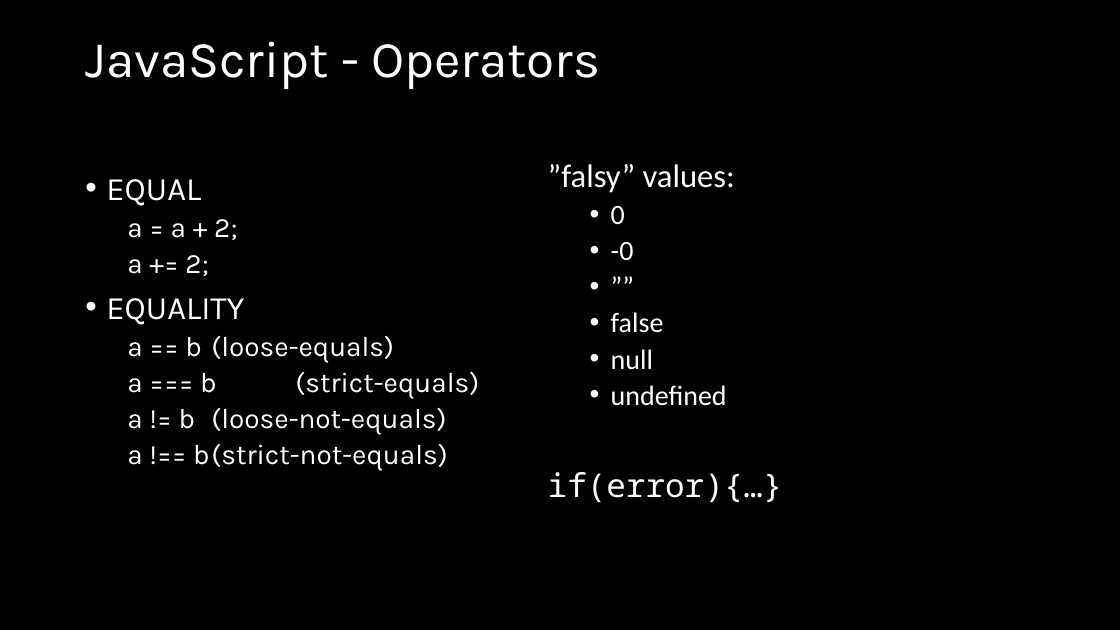
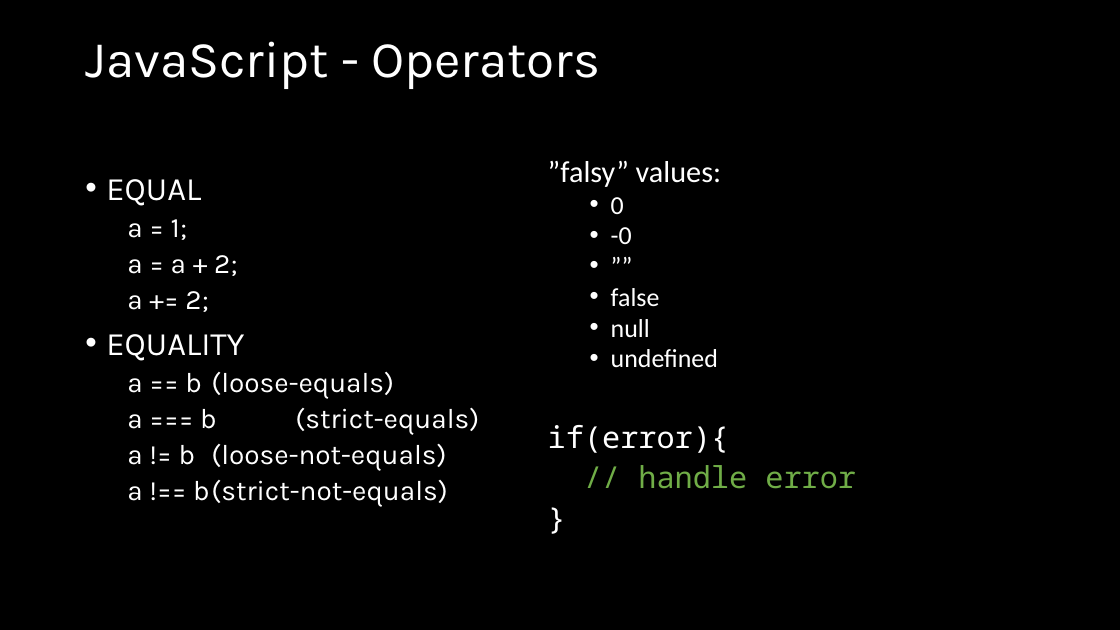
Before and after one commit to wmmihaa/Introduction-to-Node.js, a slide deck: slide 18 of slides/Introduction to Node.js.pptx. Drawn at 1120x630 pixels with LibreOffice and Linux fonts; fonts in the diff are those of the drawing. Boxes give left, top, right and bottom in pixels: in the first picture for what was removed or moved away, otherwise in the second. Text is boxed around its words. In the diff, an @@ line names an element or a change of style, - is before the commit and + after.

```diff
--- a/slides/Introduction to Node.js.pptx
+++ b/slides/Introduction to Node.js.pptx
@@ text at (548,161,721,367): size 28 to 25.9 pt in "”falsy” values:"; size 24 to 22.2 pt in "0", "-0", "””", "false" and 2 more places; line spacing 0.9 to 0.8 @@
@@ text at (127,219,188,240): paragraph added @@
+  a = 1;
@@ text at (548,425,856,489): text changed; size 28 to 25.9 pt; text colour #FFFFFF to #70AD47 @@
-if(error){…}
+if(error){
+// handle error
+}
```
Also in this commit, not shown: 6 other slides changed, 7 slides added, 1 other file.
